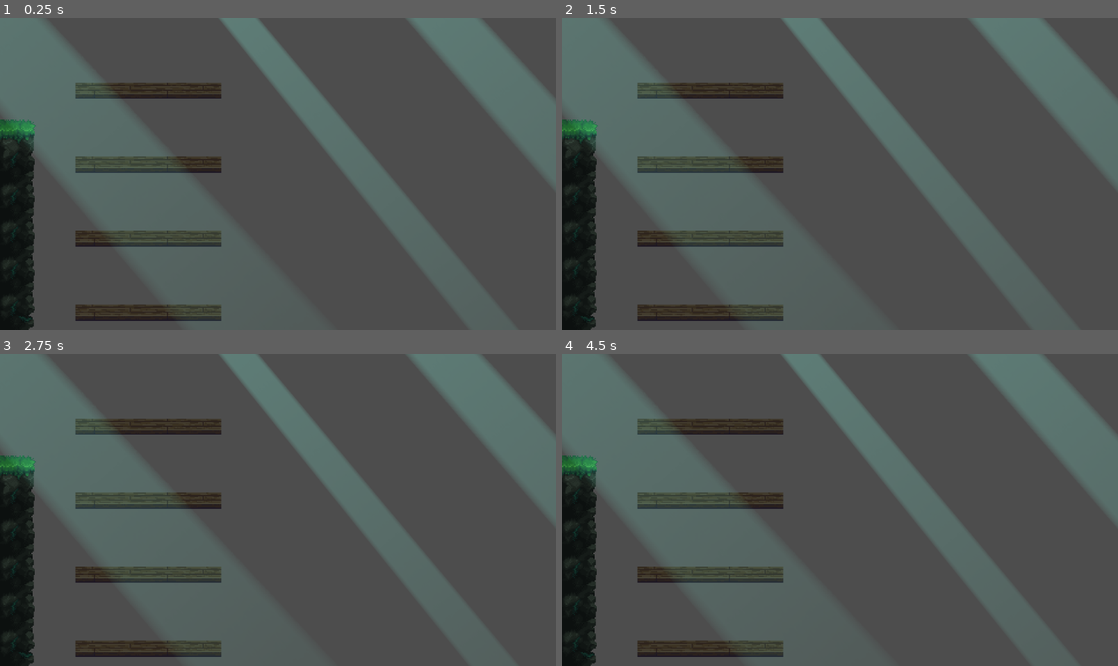
Above: before the commit, frames 1-4 (two rows, left to right).
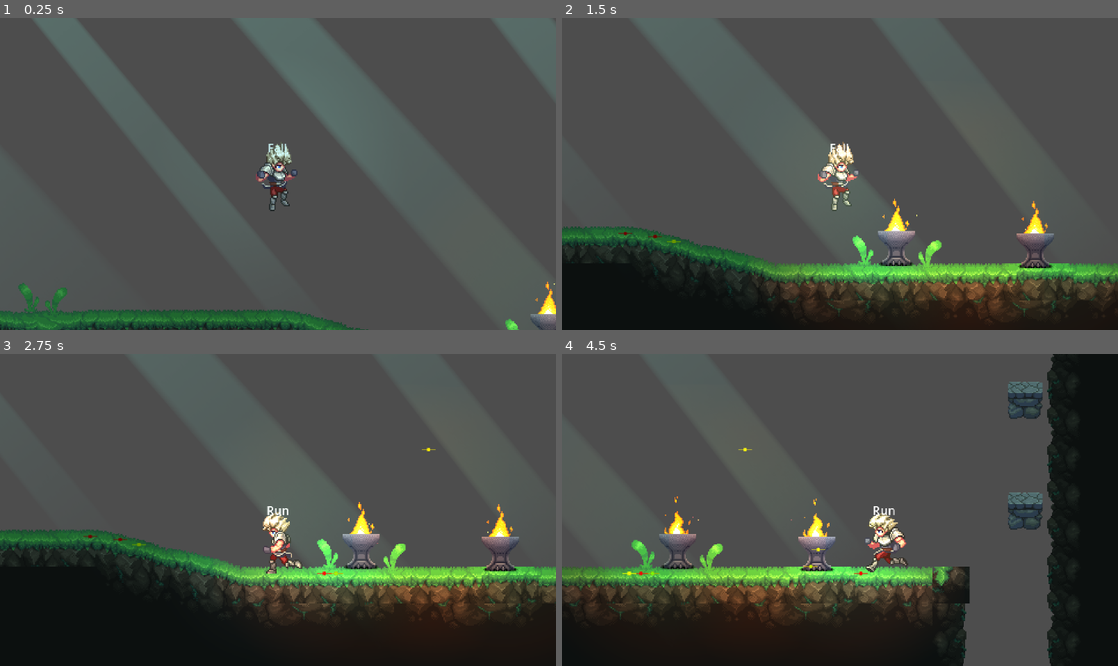
Above: after the commit, the same moments.

Repository: fantasypigeongames/ForgeOfHells
Game: Godot game, scene res://levels/00_forest/03.tscn
The game is run twice, just before and just after one commit, with the same random seed, the same clock (stepped at 60 frames per second) and the same inputs. This scene is started directly instead of the project's main scene.
Inputs:
- Up to frame 1 (0.25 s): no input
- Up to frame 2 (1.5 s): hold Right (right) from 0.53 s (still down); tap Space (jump) at 0.77 s
- Up to frame 3 (2.75 s): tap Space (jump) at 1.52 s; release Right (right) at 2.03 s; hold Left (left) from 2.03 s (still down)
- Up to frame 4 (4.5 s): release Left (left) at 2.78 s; hold Right (right) 2.78-4.28 s; tap Space (jump) at 3.02, 3.77 s; hold Left (left) from 4.28 s (still down)

The runs differ from the first frame. In frame 1, 34% of the frame differs, in the area x 0-100%, y 0-100%; in frame 2, 51%; in frame 3, 55%; in frame 4, 56%.

Commit message:
ch02ep10

Diff:
--- a/metroidvania-forge-of-the-hells/levels/00_forest/02.tscn
+++ b/metroidvania-forge-of-the-hells/levels/00_forest/02.tscn
@@ -1,8 +1,9 @@
-[gd_scene load_steps=4 format=4 uid="uid://c263ol3hogco8"]
+[gd_scene load_steps=5 format=4 uid="uid://c263ol3hogco8"]
 
 [ext_resource type="TileSet" uid="uid://by25gqkrvqnky" path="res://levels/tilesets/forest.tres" id="2_s2tn3"]
 [ext_resource type="PackedScene" uid="uid://dfiy7e0hotk0" path="res://general/level_transition/level_transition.tscn" id="3_epyyu"]
 [ext_resource type="Script" uid="uid://cmfloco3s46a3" path="res://general/scripts/level_bounds.gd" id="3_o5ap7"]
+[ext_resource type="PackedScene" uid="uid://c2v0x8s5n6ri8" path="res://general/player_spawn/player_spawn.tscn" id="4_s2tn3"]
 
 [node name="02" type="Node2D"]
 
@@ -33,3 +34,6 @@
 size = 20
 location = 1
 target_level = "uid://d21gsj1lpmlqm"
+
+[node name="PlayerSpawn" parent="." instance=ExtResource("4_s2tn3")]
+position = Vector2(592, 128)
--- a/metroidvania-forge-of-the-hells/levels/00_forest/03.tscn
+++ b/metroidvania-forge-of-the-hells/levels/00_forest/03.tscn
@@ -1,10 +1,11 @@
-[gd_scene load_steps=8 format=4 uid="uid://d21gsj1lpmlqm"]
+[gd_scene load_steps=9 format=4 uid="uid://d21gsj1lpmlqm"]
 
 [ext_resource type="TileSet" uid="uid://by25gqkrvqnky" path="res://levels/tilesets/forest.tres" id="2_r7adf"]
 [ext_resource type="Script" uid="uid://cmfloco3s46a3" path="res://general/scripts/level_bounds.gd" id="3_7vwju"]
 [ext_resource type="PackedScene" uid="uid://dfiy7e0hotk0" path="res://general/level_transition/level_transition.tscn" id="3_vv2jw"]
 [ext_resource type="PackedScene" uid="uid://dys3ktw1nkbp1" path="res://levels/props/animated_plant.tscn" id="5_nqq0o"]
 [ext_resource type="PackedScene" uid="uid://dmnht4f2bx6nm" path="res://levels/props/animated_torch.tscn" id="6_c06eb"]
+[ext_resource type="PackedScene" uid="uid://c2v0x8s5n6ri8" path="res://general/player_spawn/player_spawn.tscn" id="7_1pjxa"]
 [ext_resource type="Texture2D" uid="uid://cjtr813cum1vu" path="res://levels/tilesets/sprites/light_stream.jpg" id="7_c06eb"]
 
 [sub_resource type="CanvasItemMaterial" id="CanvasItemMaterial_1pjxa"]
@@ -108,3 +109,6 @@
 rotation = -0.686682
 scale = Vector2(0.153277, 1.24326)
 texture = ExtResource("7_c06eb")
+
+[node name="PlayerSpawn" parent="." instance=ExtResource("7_1pjxa")]
+position = Vector2(474, 258)
--- a/metroidvania-forge-of-the-hells/levels/00_forest/04.tscn
+++ b/metroidvania-forge-of-the-hells/levels/00_forest/04.tscn
@@ -1,9 +1,10 @@
-[gd_scene load_steps=5 format=4 uid="uid://b18wdt1qbs40"]
+[gd_scene load_steps=6 format=4 uid="uid://b18wdt1qbs40"]
 
 [ext_resource type="TileSet" uid="uid://by25gqkrvqnky" path="res://levels/tilesets/forest.tres" id="1_pbotc"]
 [ext_resource type="Script" uid="uid://cmfloco3s46a3" path="res://general/scripts/level_bounds.gd" id="2_c3nrs"]
 [ext_resource type="PackedScene" uid="uid://dfiy7e0hotk0" path="res://general/level_transition/level_transition.tscn" id="3_c3nrs"]
 [ext_resource type="PackedScene" uid="uid://dmnht4f2bx6nm" path="res://levels/props/animated_torch.tscn" id="4_2hhtl"]
+[ext_resource type="PackedScene" uid="uid://c2v0x8s5n6ri8" path="res://general/player_spawn/player_spawn.tscn" id="5_2hhtl"]
 
 [node name="04" type="Node2D"]
 
@@ -56,3 +57,6 @@
 [node name="DirectionalLight2D" type="DirectionalLight2D" parent="."]
 color = Color(0.203875, 0.309918, 0.231486, 1)
 blend_mode = 2
+
+[node name="PlayerSpawn" parent="." instance=ExtResource("5_2hhtl")]
+position = Vector2(560, 160)
